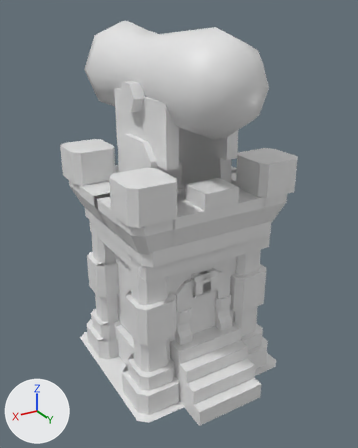
An edit to the FBX model Assets/Models/New_Models/Towers/Archer_Towers/Archer_Tower_lvl_5.fbx, drawn before and after from the same camera.
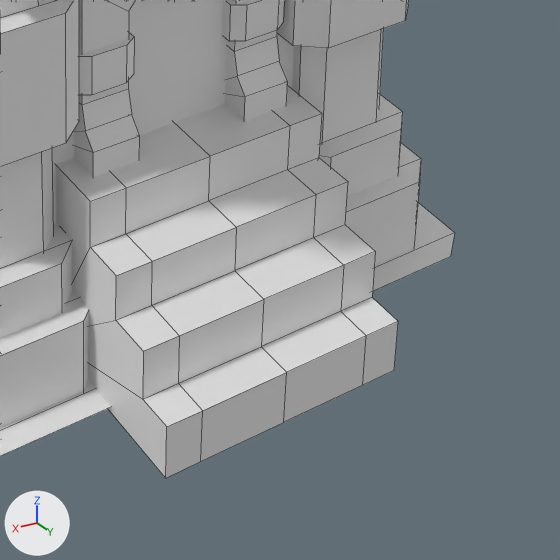
Each version is shown whole from a camera (50 mm lens) standing at (3.24, 5.53, 4.9) and looking at (0.01, 0.14, 2.2), then close up on the part from 43% to 85% of the width and 67% to 100% of the height. The lights are fixed; the arrows at lower left show +X, +Y and +Z. The close-ups show mesh edges as thin lines. Where no turn or scale is listed for an object, it has been applied to the vertices. Vertices at the same position are counted once.

Objects in the first close-up: 'Archer_Tower_lvl_5'.
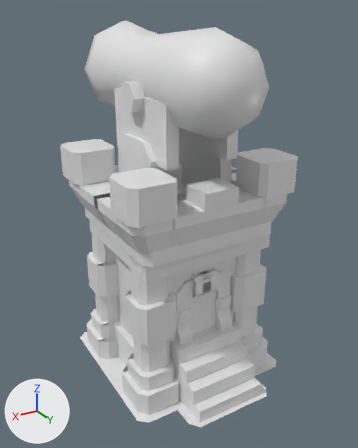
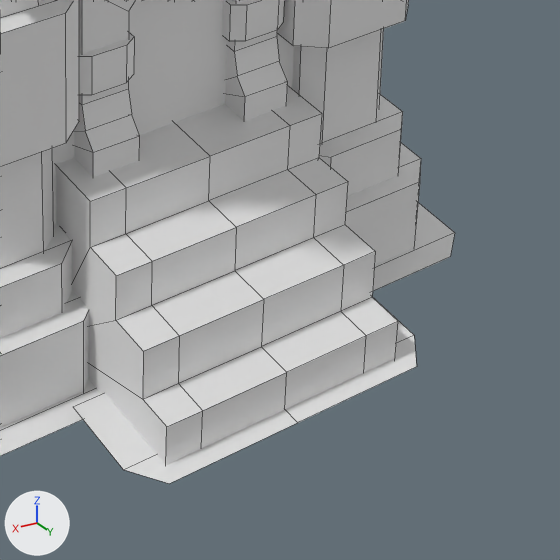
Location of each change, (x1, y1, x2, y2) in pixels of the close-ups (560 x 560 px):
'Archer_Tower_lvl_5', reshaped: before (0, 0, 455, 478); after (0, 0, 455, 484)
part 1 of me_cube_130, added: after (73, 297, 417, 484)

Patch to the scene script:
```diff
--- a/Assets/Models/New_Models/Towers/Archer_Towers/Archer_Tower_lvl_5.fbx.py
+++ b/Assets/Models/New_Models/Towers/Archer_Towers/Archer_Tower_lvl_5.fbx.py
@@ me_cube_130 @@
 me_cube_130.from_pydata(...)  # 878 vertices, 601 faces; spans x -1.2..1.19, y -1.41..1.48, z -0.07..4.77
 # used by ob_archer_tower_lvl_5; location = (0.0, 0.0, 0.0)
 # verts and faces of me_cube_130; kept vertices keep their numbers, new ones are numbered from 878
+# me_cube_130 part 1
+verts[878] = (0.64, 1.08, 0.03)  # pixel (72, 406)
+verts[879] = (-0.64, 1.08, 0.03)
+verts[880] = (0.0, 1.08, 0.03)
+for new, old in zip([881, 882, 883], [878, 879, 880]): verts[new] = verts[old] + (0.0, 0.34, 0.0)
+verts[884] = (0.54, 1.56, 0.03)  # pixel (169, 483)
+verts[885] = (-0.54, 1.56, 0.03)  # pixel (416, 366)
+verts[886] = (0.0, 1.56, 0.03)  # pixel (297, 422)
+faces += [(881, 884, 886, 883), (878, 881, 883, 880), (882, 883, 886, 885), (879, 880, 883, 882)]
 me_cube_130.materials.append(mat_towers)
```
